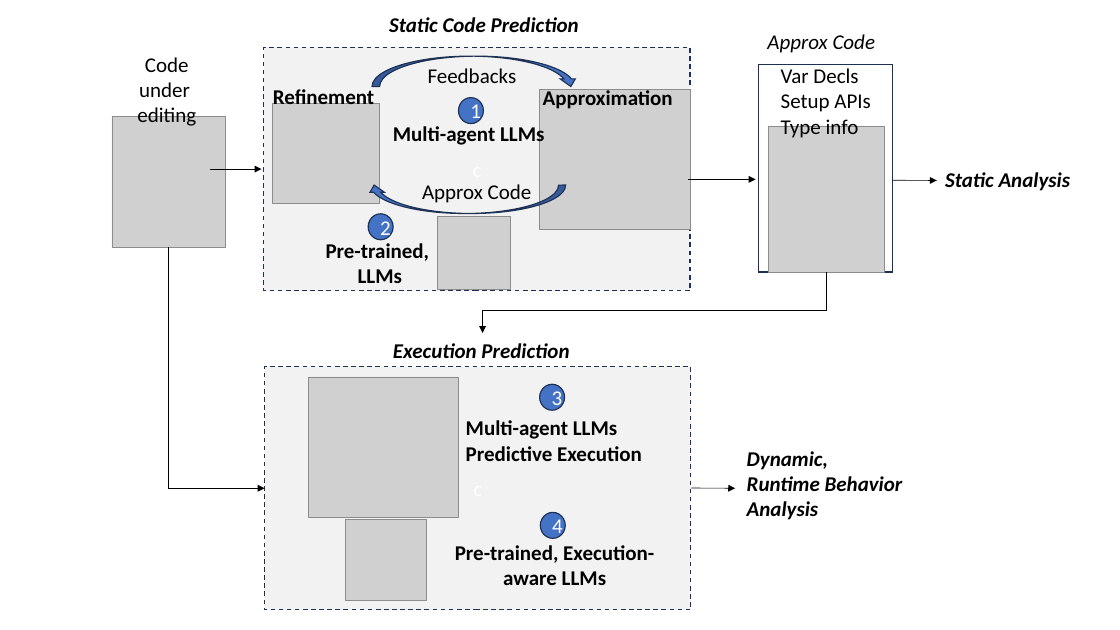
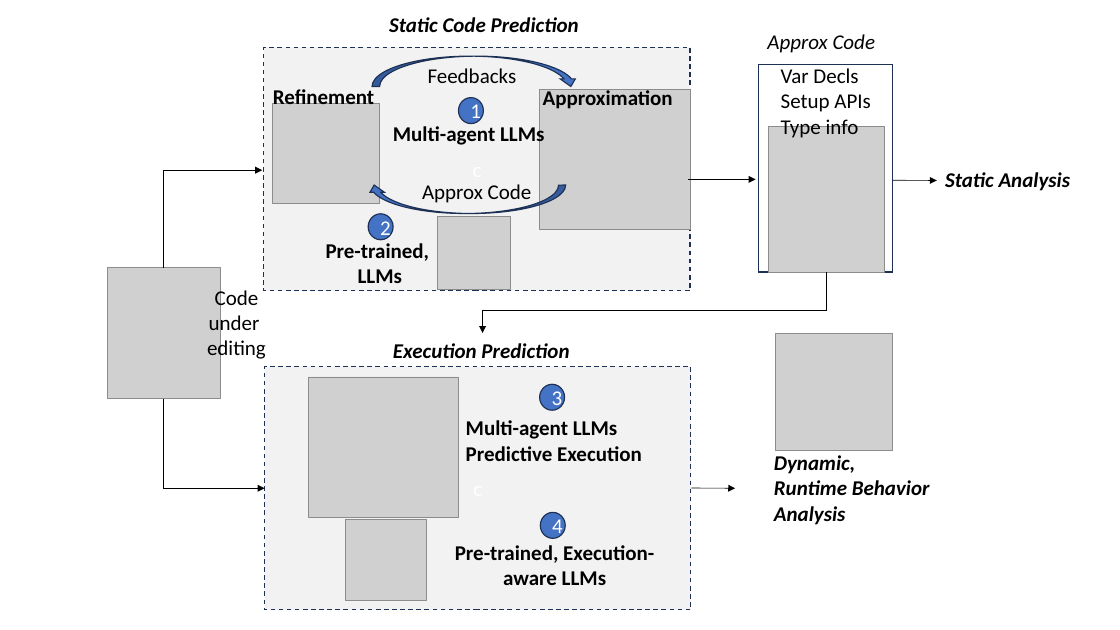
Before and after one commit to tien-n-nguyen/neuralppa, a slide deck: slide 20 of figures.pptx. Drawn at 1120x630 pixels with LibreOffice and Linux fonts; fonts in the diff are those of the drawing; grey boxes stand for pictures. Boxes give left, top, right and bottom in pixels: in the first picture for what was removed or moved away, otherwise in the second. Text is boxed around its words. In the diff, an @@ line names an element or a change of style, - is before the commit and + after.

```diff
--- a/figures.pptx
+++ b/figures.pptx
@@ elbow arrow added from (164, 268) to (262, 171), #000000 0.5 pt @@
@@ arrow removed from (210, 169) to (261, 169) @@
@@ picture: place and size @@
-picture at (112,117,225,248)
+picture at (108,268,221,399)
@@ text "Code" rewrapped from (137,57,196,126) to (207,287,266,362) @@
@@ picture added at (776,334,893,451) @@
@@ elbow arrow moved from (169, 248) - (265, 488) to (164, 398) - (265, 488) @@
@@ text "Dynamic,": place and size @@
-text "Dynamic," at (747,451,903,520)
+text "Dynamic," at (774,455,930,525)
```
Also in this commit, not shown: 1 slide added, 8 other files.
